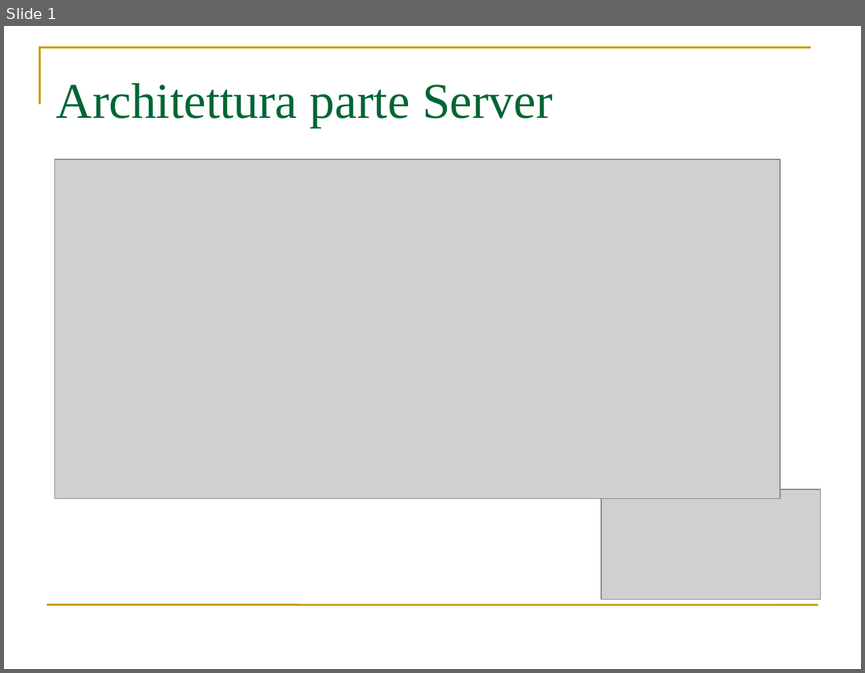
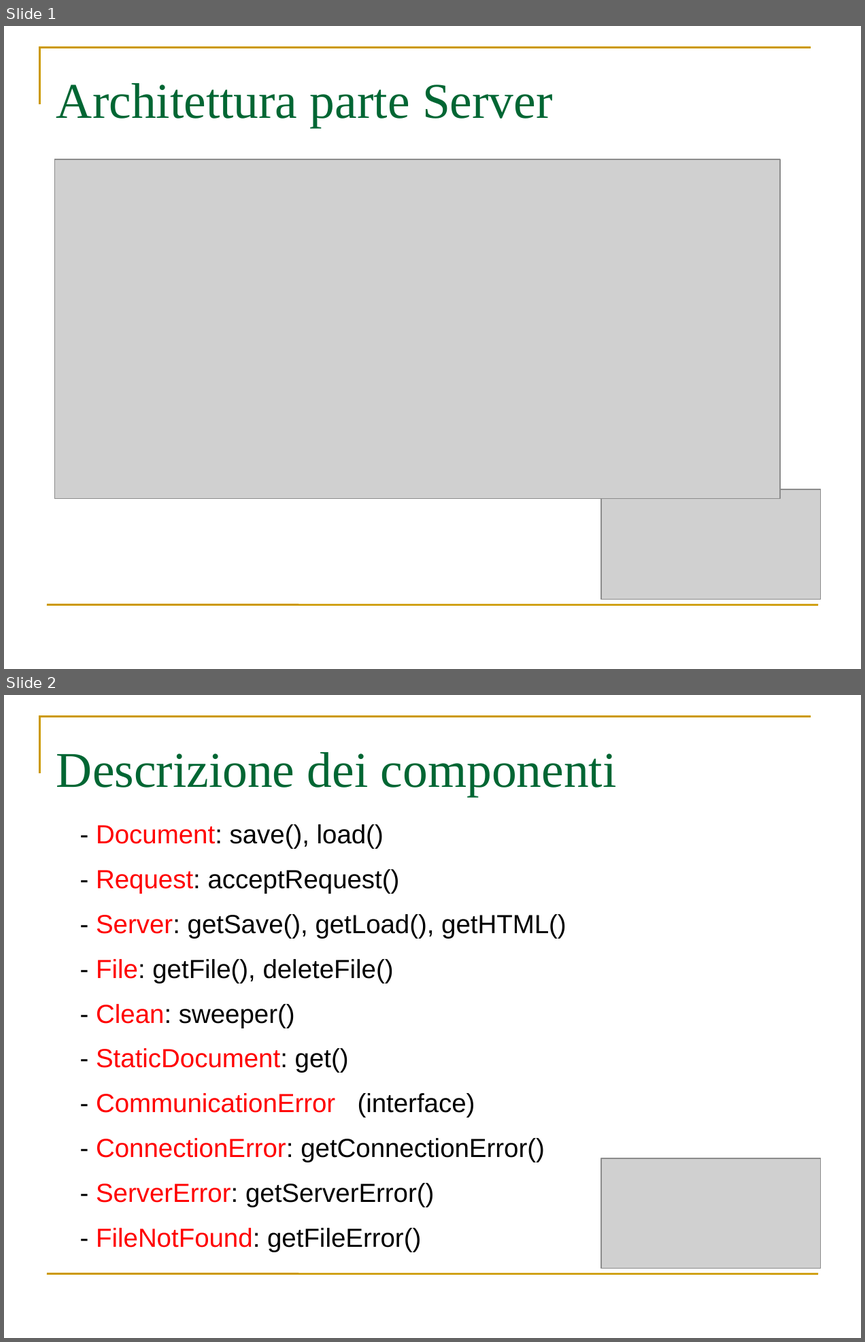
Before and after one commit to webshape/ajaxdraw, a slide deck: doc/PresentazioneRPP/PresentazioneSTServer.ppt. Shown one above the other, each under a label of ours: slide 1 before the commit, slides 1 and 2 after it. The pictures are 865x673 and 865x1342 pixels, drawn with LibreOffice and Linux fonts; fonts in the diff are those of the drawing; grey boxes stand for pictures. Boxes give left, top, right and bottom in pixels: in the first picture for what was removed or moved away, otherwise in the second. Text is boxed around its words. In the diff, an @@ line names an element or a change of style, - is before the commit and + after.

Commit message:
ridotta presentazione ST del Server

```diff
--- a/doc/PresentazioneRPP/PresentazioneSTServer.ppt
+++ b/doc/PresentazioneRPP/PresentazioneSTServer.ppt
@@ slide 2 added at bbox=[4, 695, 861, 1338], background #FFFFFF; not listed: 2 template elements that a slide beside it also shows @@
@@ title added at bbox=[56, 752, 617, 796], 42 pt, text #006633 @@
+Descrizione dei componenti
@@ text added at bbox=[96, 824, 566, 1252], 22 pt, text #000000 @@
+- Document: save(), load()
+- Request: acceptRequest()
+- Server: getSave(), getLoad(), getHTML()
+- File: getFile(), deleteFile()
+- Clean: sweeper()
+- StaticDocument: get()
+- CommunicationError (interface)
+- ConnectionError: getConnectionError()
+- ServerError: getServerError()
+- FileNotFound: getFileError()
@@ picture added at bbox=[601, 1157, 821, 1268] @@
```
Also in this commit, not shown: 7 slides removed.
